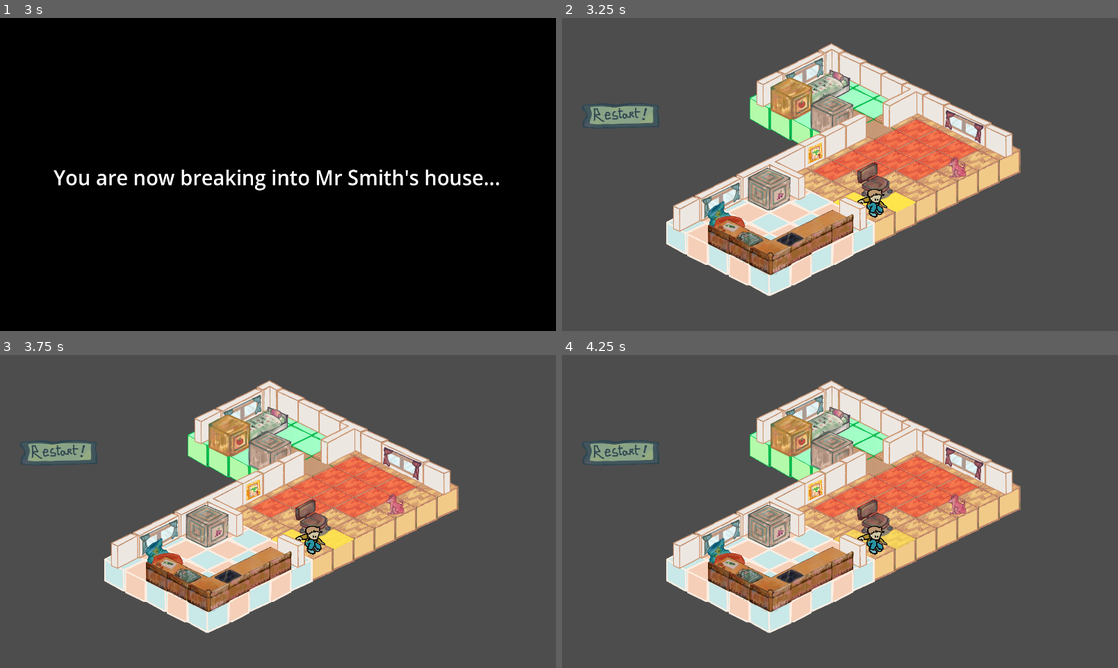
Above: before the commit, frames 1-4 (two rows, left to right).
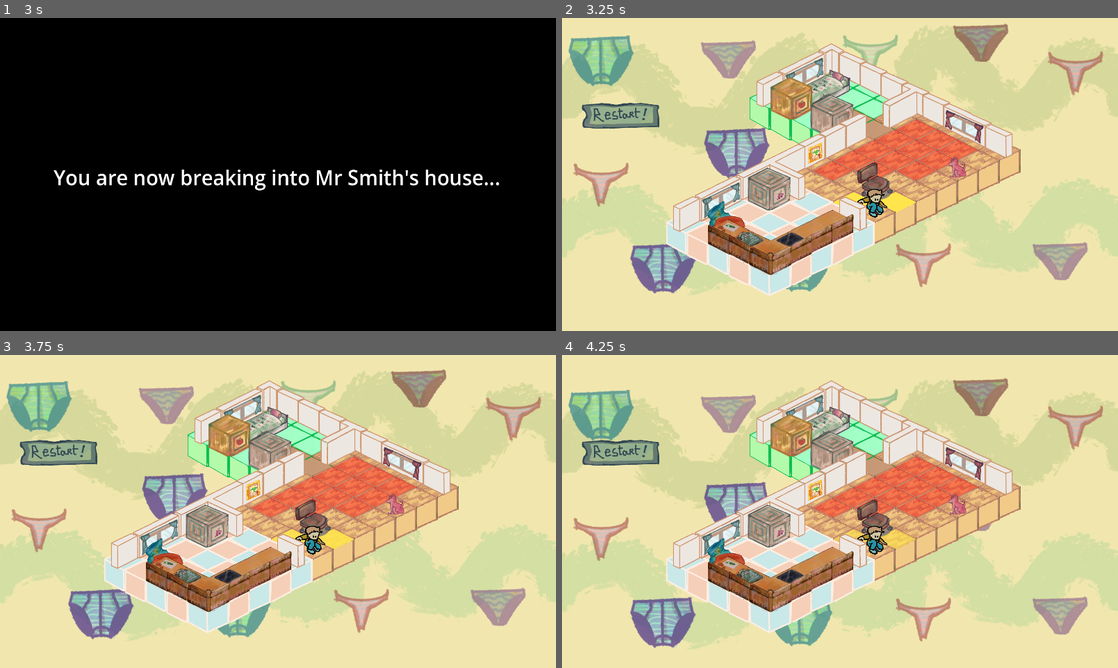
Above: after the commit, the same moments.

Repository: remimorvan/isometric-reverse-heist-simulator-2000
Game: Godot game, scene res://scenes/start_screen.tscn
The game is run twice, just before and just after one commit, with the same random seed, the same clock (stepped at 60 frames per second) and the same inputs. The engine's default icon, where the game draws it, is replaced by a stand-in: a white triangle on a blue panel in a dark square.
Inputs (mouse positions are in pixels of both pictures, inside the frame that each line leads up to):
- Up to frame 1 (3 s): tap Enter at 0.5 s; move the mouse to (400, 158) at 0.52 s; click (400, 158) at 0.67 s; move the mouse to (166, 190) at 1.27 s; click (166, 190) at 1.42 s; move the mouse to (333, 105) at 2.02 s; click (333, 105) at 2.17 s; tap Space at 2.75 s; move the mouse to (250, 237) at 2.77 s; click (250, 237) at 2.92 s
- Up to frame 2 (3.25 s): no input
- Up to frame 3 (3.75 s): move the mouse to (444, 558) at 3.52 s; click (444, 558) at 3.67 s
- Up to frame 4 (4.25 s): no input

Frame 1 is identical in both runs. In frame 2, 72% of the frame differs, in the area x 0-100%, y 0-100%; in frame 3, 72%; in frame 4, 72%.

Commit message:
background

Diff:
--- a/scenes/MainLevel.tscn
+++ b/scenes/MainLevel.tscn
@@ -1,6 +1,7 @@
 [gd_scene load_steps=17 format=3 uid="uid://cy5sbokend7fg"]
 
 [ext_resource type="Script" uid="uid://oi0r4ynbu0sa" path="res://scripts/main.gd" id="1_jsrw5"]
+[ext_resource type="Texture2D" uid="uid://wsestnf7bmu4" path="res://assets/level/background.png" id="2_2ve45"]
 [ext_resource type="PackedScene" uid="uid://bqtadeysdvdy" path="res://scenes/mayson.tscn" id="2_jsrw5"]
 [ext_resource type="Texture2D" uid="uid://b6n0tev3dttag" path="res://assets/level/restart_button.png" id="4_k2vfh"]
 [ext_resource type="Script" uid="uid://xth84ey1qovn" path="res://scripts/game_object_handler.gd" id="5_6ib6r"]
@@ -11,7 +12,6 @@
 [ext_resource type="PackedScene" uid="uid://dd7641401falv" path="res://scenes/tablo.tscn" id="9_k2vfh"]
 [ext_resource type="PackedScene" uid="uid://4vr03d7x2ase" path="res://scenes/closet.tscn" id="9_wcvik"]
 [ext_resource type="PackedScene" path="res://scenes/window_people.tscn" id="10_2cvyt"]
-[ext_resource type="Texture2D" uid="uid://jpyfq50le85u" path="res://assets/level/background.jpeg" id="10_6ib6r"]
 [ext_resource type="PackedScene" uid="uid://copmddbeoxptn" path="res://scenes/player.tscn" id="10_rqv6b"]
 [ext_resource type="PackedScene" uid="uid://bbac7vf2pr0wi" path="res://scenes/bed_head.tscn" id="11_4t260"]
 [ext_resource type="PackedScene" uid="uid://bw4ywe0ot1xtn" path="res://scenes/bed.tscn" id="11_rqv6b"]
@@ -20,6 +20,12 @@
 [node name="MainLevel" type="Node2D"]
 y_sort_enabled = true
 script = ExtResource("1_jsrw5")
+
+[node name="Background" type="Sprite2D" parent="."]
+z_index = -4
+position = Vector2(327, -2144)
+scale = Vector2(3.35833, 3.35833)
+texture = ExtResource("2_2ve45")
 
 [node name="Mayson" parent="." instance=ExtResource("2_jsrw5")]
 scale = Vector2(1, 0.994962)
@@ -124,10 +130,4 @@
 position_smoothing_enabled = true
 position_smoothing_speed = 3.0
 
-[node name="Sprite2D" type="Sprite2D" parent="."]
-visible = false
-z_index = -1
-scale = Vector2(1000, 1000)
-texture = ExtResource("10_6ib6r")
-
 [connection signal="pressed" from="Mayson/Restart/Button" to="." method="_on_restart_button_pressed"]
--- a/scripts/main.gd
+++ b/scripts/main.gd
@@ -1,14 +1,19 @@
 extends Node2D
 
+@onready var background: Sprite2D = $Background
+var initial_position: Vector2
+var initial_y_position: float
 
 # Called when the node enters the scene tree for the first time.
 func _ready() -> void:
-	pass # Replace with function body.
-
+	initial_position = background.global_position
+	initial_y_position = background.global_position[1]
 
 # Called every frame. 'delta' is the elapsed time since the previous frame.
 func _process(delta: float) -> void:
-	pass
+	background.global_position += Vector2(0,200)*delta
+	if background.global_position[1] >= initial_y_position + 1080 * background.scale[1]:
+		background.global_position = initial_position
 
 
 func _on_restart_button_pressed() -> void:
Binary file added: assets/level/background.png
Not shown, added: assets/level/background.png.import
